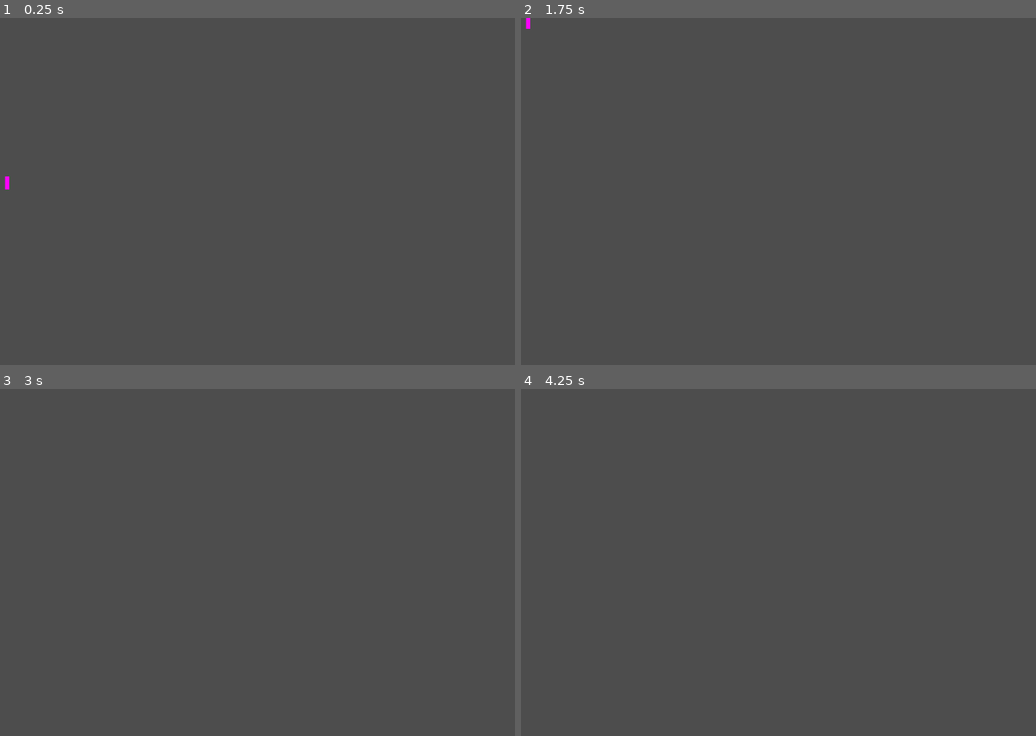
Above: before the commit, frames 1-4 (two rows, left to right).
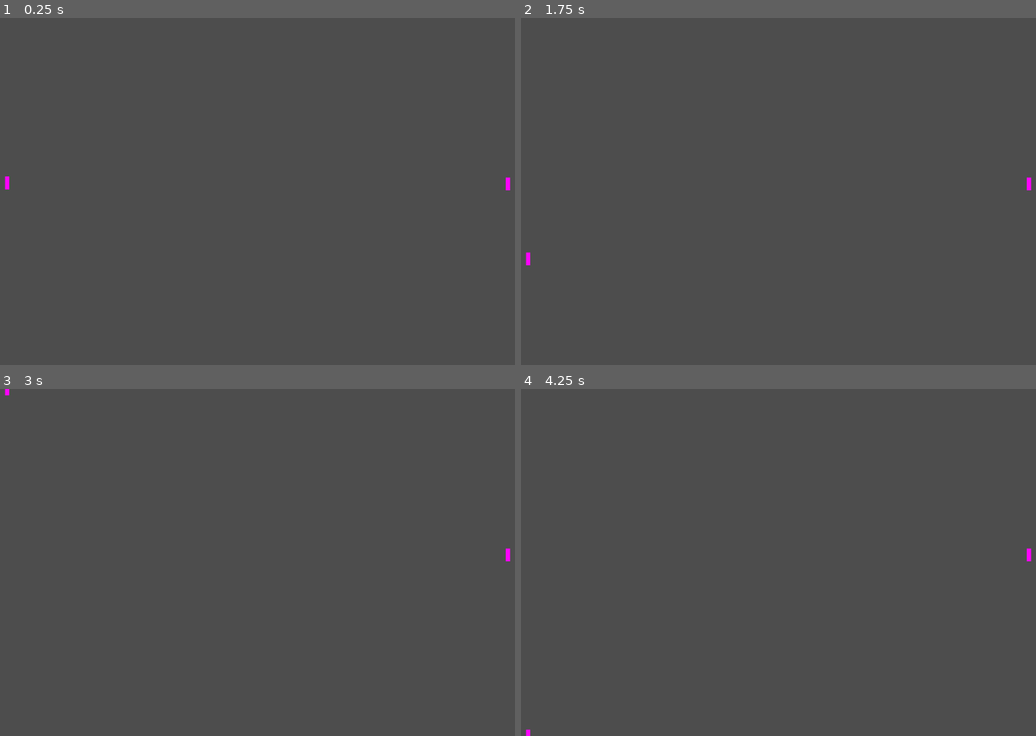
Above: after the commit, the same moments.

Repository: evanlesmez/pong-gd
Game: Godot game, scene res://main.tscn
Same seed, same stepped clock (60 frames per second), same inputs: the game is played once before the commit and once after it.
Inputs:
- Up to frame 1 (0.25 s): no input
- Up to frame 2 (1.75 s): tap Enter at 0.5 s; hold K (move_up_p1) 0.53-1.28 s; tap Space at 1.25 s; hold J (move_down_p1) from 1.28 s (still down)
- Up to frame 3 (3 s): release J (move_down_p1) at 2.03 s; hold K (move_up_p1) from 2.03 s (still down)
- Up to frame 4 (4.25 s): tap Enter at 3.5 s; release K (move_up_p1) at 3.53 s; hold J (move_down_p1) from 3.53 s (still down)

The runs differ from the first frame. In frame 1, less than 0.1% of the frame differs, in the area x 98-100%, y 45-50%; in frame 2, 0.1%, in the area x 0-100%, y 0-72%; in frame 3, less than 0.1%; in frame 4, less than 0.1%.

Commit message:
Clamp player to edge of screen when approached

Diff:
--- a/main.tscn
+++ b/main.tscn
@@ -6,3 +6,8 @@
 
 [node name="Player" parent="." instance=ExtResource("1_umt65")]
 position = Vector2(87, 308)
+
+[node name="Player2" parent="." instance=ExtResource("1_umt65")]
+position = Vector2(1022, 310)
+move_up_action = "move_up_p2"
+move_down_action = "move_down_p2"
--- a/player.gd
+++ b/player.gd
@@ -1,16 +1,23 @@
 extends Node2D
 
-var speed = 1000
+var speed := 1000
+@export var move_up_action := "move_up_p1"
+@export var move_down_action := "move_down_p1"
+var screen_size: Vector2
+
 # Called when the node enters the scene tree for the first time.
 func _ready():
-    pass # Replace with function body.
+	pass
 
 
 # Called every frame. 'delta' is the elapsed time since the previous frame.
 func _process(delta):
-    var eff_speed = speed * delta
-    if Input.is_action_pressed("move_down_p1"):
-        position.y += eff_speed
+	screen_size = get_viewport_rect().size
+	var eff_speed : float = speed * delta
+	if Input.is_action_pressed(move_down_action):
+		position.y += eff_speed
 
-    if Input.is_action_pressed("move_up_p1"):
-        position.y -= eff_speed
+	if Input.is_action_pressed(move_up_action):
+		position.y -= eff_speed
+
+	position.y = clamp(position.y, 0, screen_size.y)
--- a/player.tscn
+++ b/player.tscn
@@ -18,3 +18,4 @@
 
 [node name="CollisionShape2D" type="CollisionShape2D" parent="Area2D"]
 shape = SubResource("RectangleShape2D_ti3mv")
+debug_color = Color(0, 0.646042, 0.753071, 0.42)
Not shown, changed: README.md
